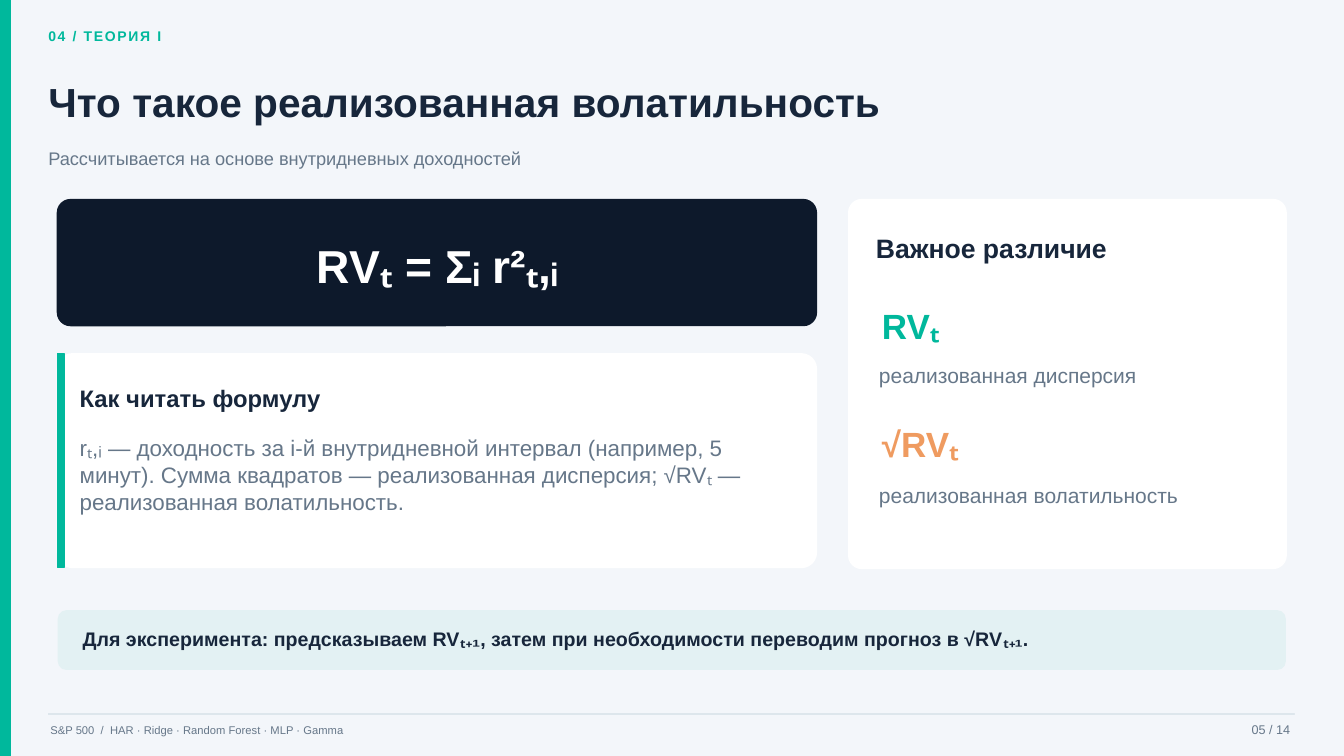
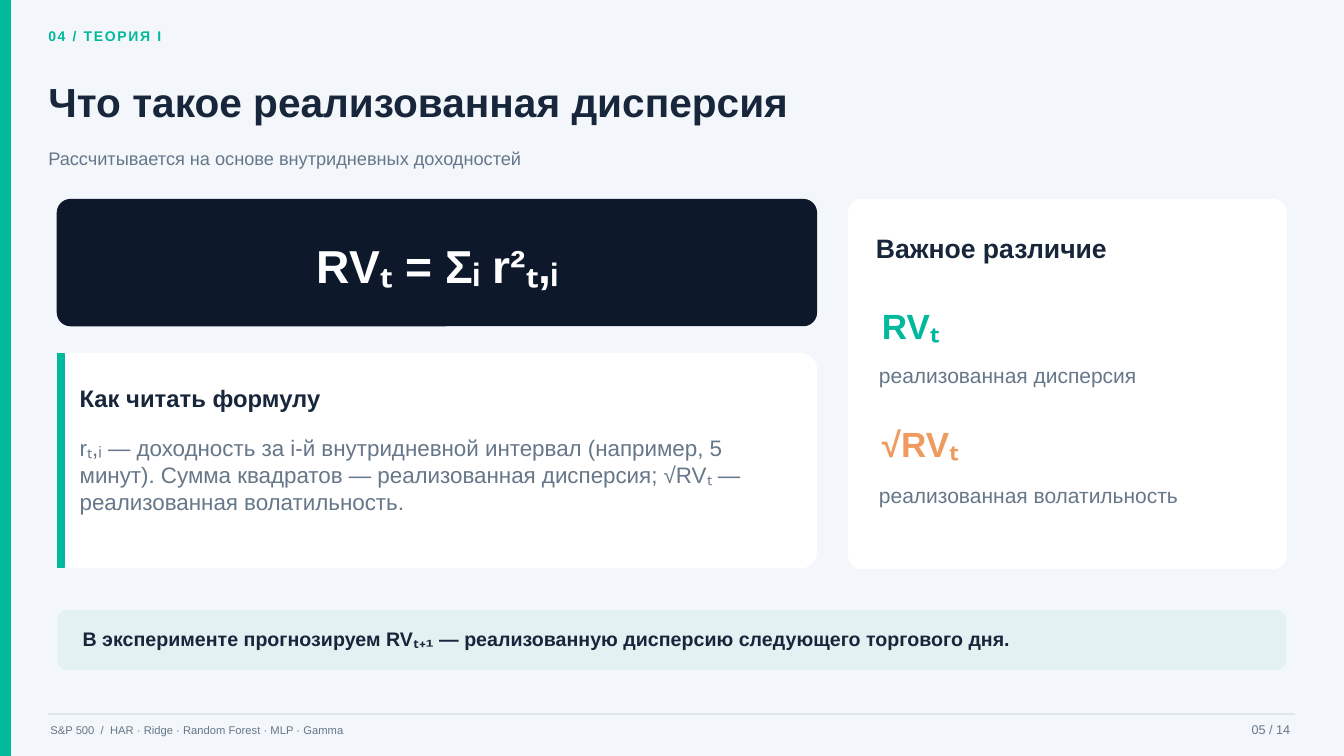
Before and after one commit to RubanOff/MathTreoryOfFinance, a slide deck: slide 5 of presentation/SP500_volatility_completed.pptx. Drawn at 1344x756 pixels with LibreOffice and Linux fonts; fonts in the diff are those of the drawing. Boxes give left, top, right and bottom in pixels: in the first picture for what was removed or moved away, otherwise in the second. Text is boxed around its words. In the diff, an @@ line names an element or a change of style, - is before the commit and + after.

```diff
--- a/presentation/SP500_volatility_completed.pptx
+++ b/presentation/SP500_volatility_completed.pptx
@@ text at [48,89,788,125]: text changed @@
-Что такое реализованная волатильность
+Что такое реализованная дисперсия
@@ text at [83,632,1010,650]: text changed @@
-Для эксперимента: предсказываем RVₜ₊₁, затем при необходимости переводим прогноз в √RVₜ₊₁.
+В эксперименте прогнозируем RVₜ₊₁ — реализованную дисперсию следующего торгового дня.
```
Also in this commit, not shown: 3 other slides changed, 4 other files.
